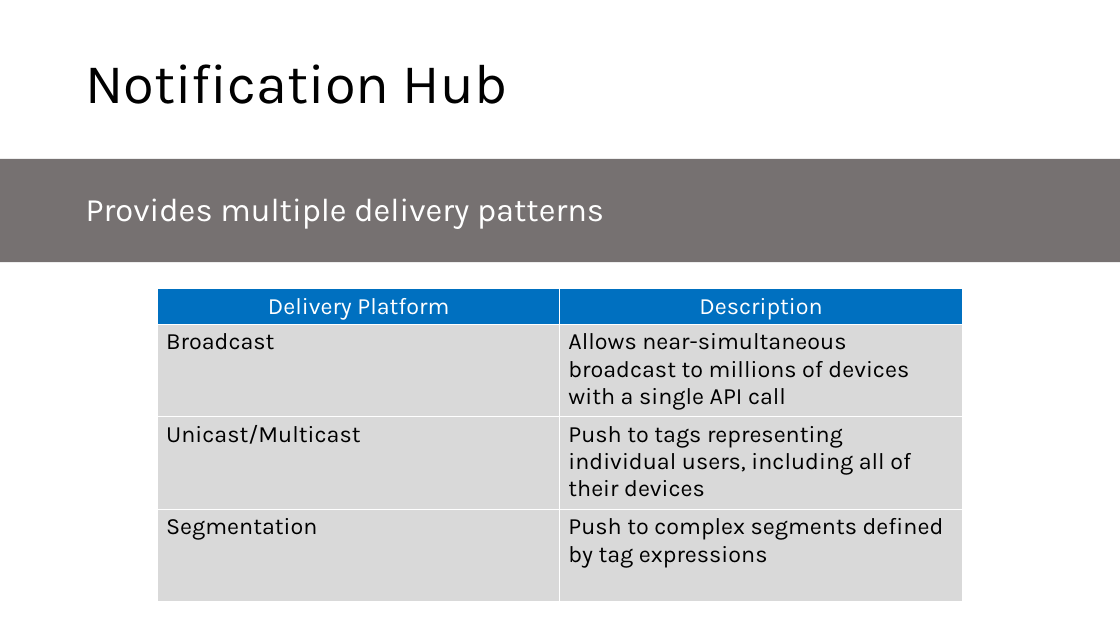
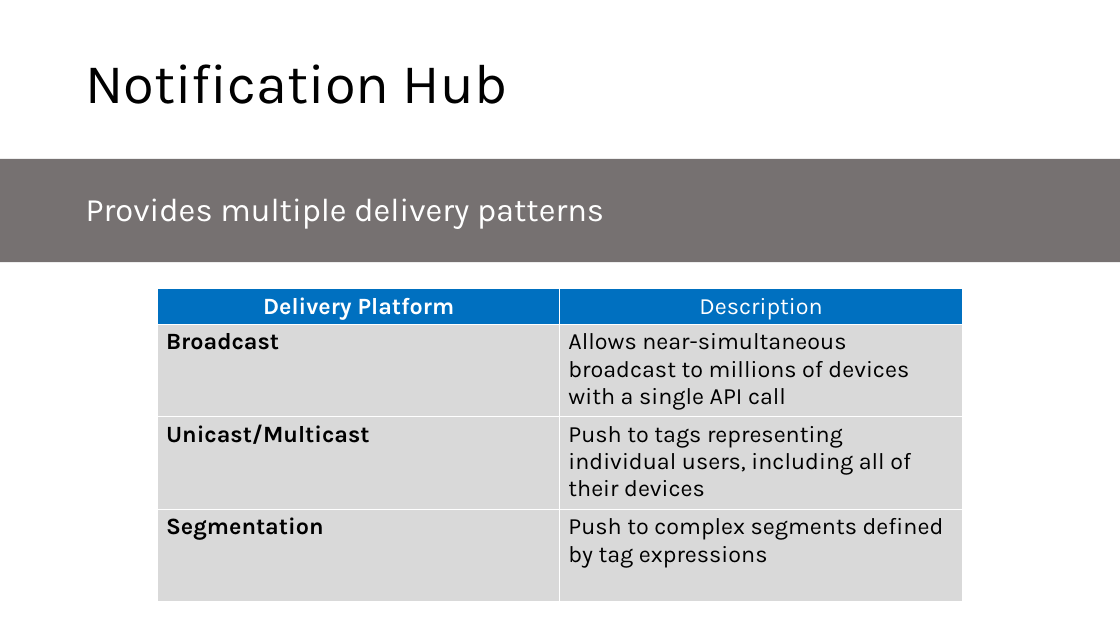
Before and after one commit to microsoft/AcademicContent, a slide deck: slide 14 of Complimentary Course Content/Module6/Lessons/Module6_Lesson7 Azure Notification Hub.pptx. Drawn at 1120x630 pixels with LibreOffice and Linux fonts; fonts in the diff are those of the drawing. Boxes give left, top, right and bottom in pixels: in the first picture for what was removed or moved away, otherwise in the second. Text is boxed around its words. In the diff, an @@ line names an element or a change of style, - is before the commit and + after.

```diff
--- a/Complimentary Course Content/Module6/Lessons/Module6_Lesson7 Azure Notification Hub.pptx
+++ b/Complimentary Course Content/Module6/Lessons/Module6_Lesson7 Azure Notification Hub.pptx
@@ table at (158,289,963,602) @@
@@ bold on in "Delivery Platform", "Broadcast", "Unicast/Multicast", "Segmentation" @@
```
Also in this commit, not shown: 5 other files.
